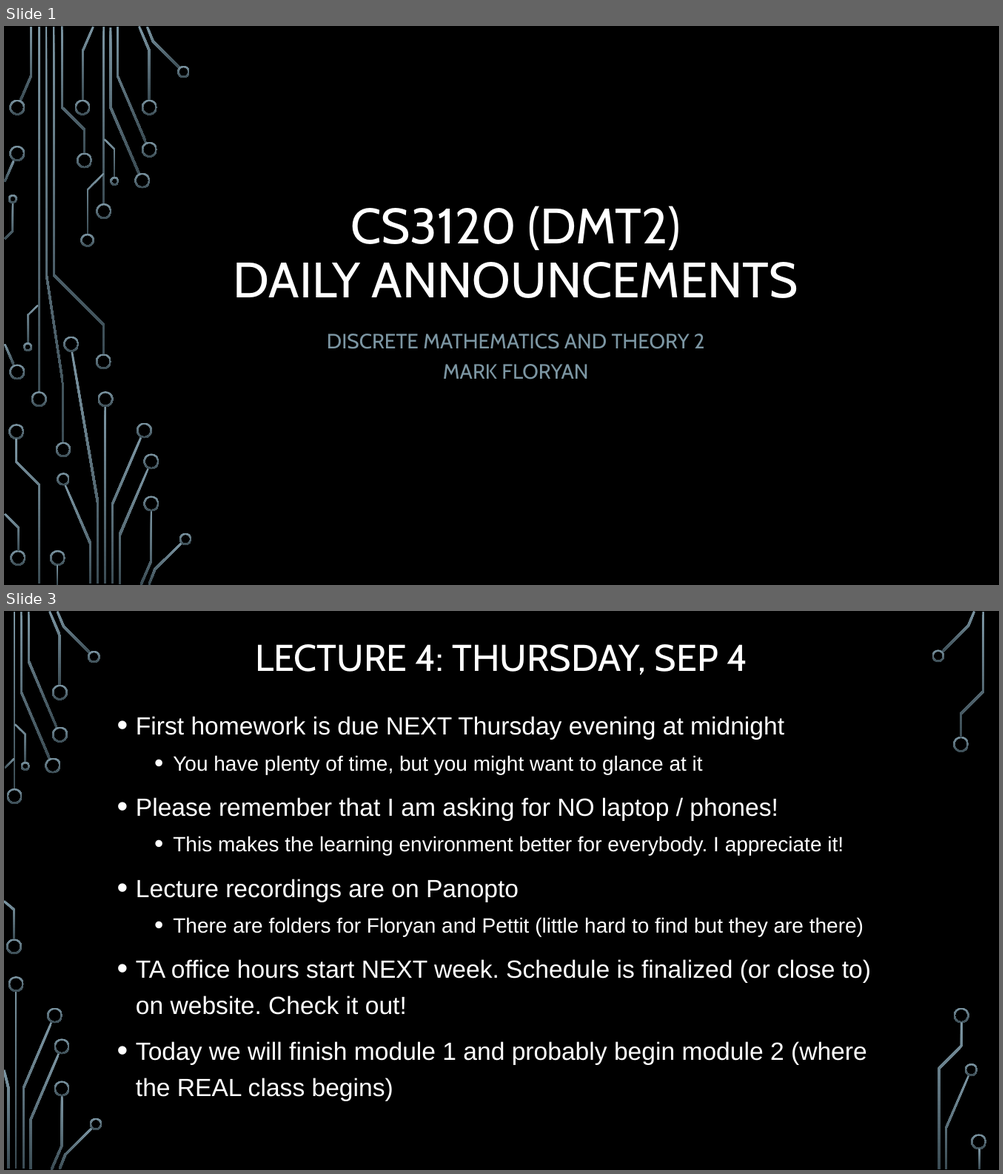
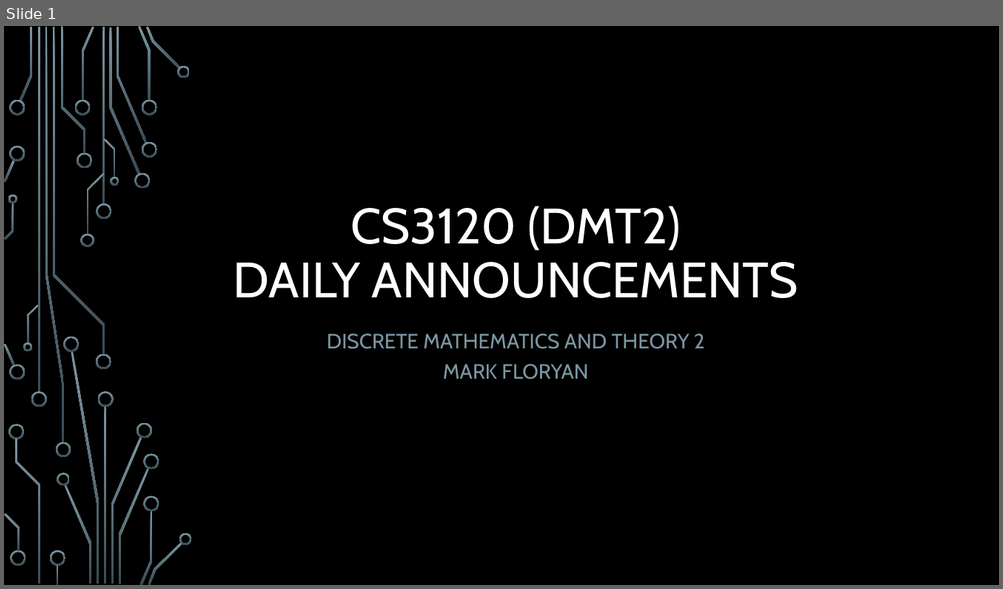
Before and after one commit to markfloryan/dmt2, a slide deck: slides/00-DailyAnnouncements.pptx. Shown one above the other, each under a label of ours: slides 1 and 3 before the commit, slide 1 after it; the slides between them are not shown. The pictures are 1003x1174 and 1003x589 pixels, drawn with LibreOffice and Linux fonts; fonts in the diff are those of the drawing; background and template pictures are left out. Boxes give left, top, right and bottom in pixels: in the first picture for what was removed or moved away, otherwise in the second. Text is boxed around its words. In the diff, an @@ line names an element or a change of style, - is before the commit and + after.

```diff
--- a/slides/00-DailyAnnouncements.pptx
+++ b/slides/00-DailyAnnouncements.pptx
@@ slide 3 removed at bbox=[4, 611, 999, 1170], background picture (left out) @@
@@ title removed at bbox=[255, 644, 747, 675] @@
-LECTURE 4: THURSDAY, SEP 4
@@ text removed at bbox=[136, 716, 871, 1102] @@
-• First homework is due NEXT Thursday evening at midnight
-  • You have plenty of time, but you might want to glance at it
-• Please remember that I am asking for NO laptop / phones!
-  • This makes the learning environment better for everybody. I appreciate it!
-• Lecture recordings are on Panopto
-  • There are folders for Floryan and Pettit (little hard to find but they are there)
-• TA office hours start NEXT week. Schedule is finalized (or close to) on website. Check it out!
-• Today we will finish module 1 and probably begin module 2 (where the REAL class begins)
@@ group removed at bbox=[4, 611, 987, 1170]: 33 freeform shapes, 3 rectangles @@
```
Also in this commit, not shown: 1 slide changed, 18 other slides removed, 1 other file.
